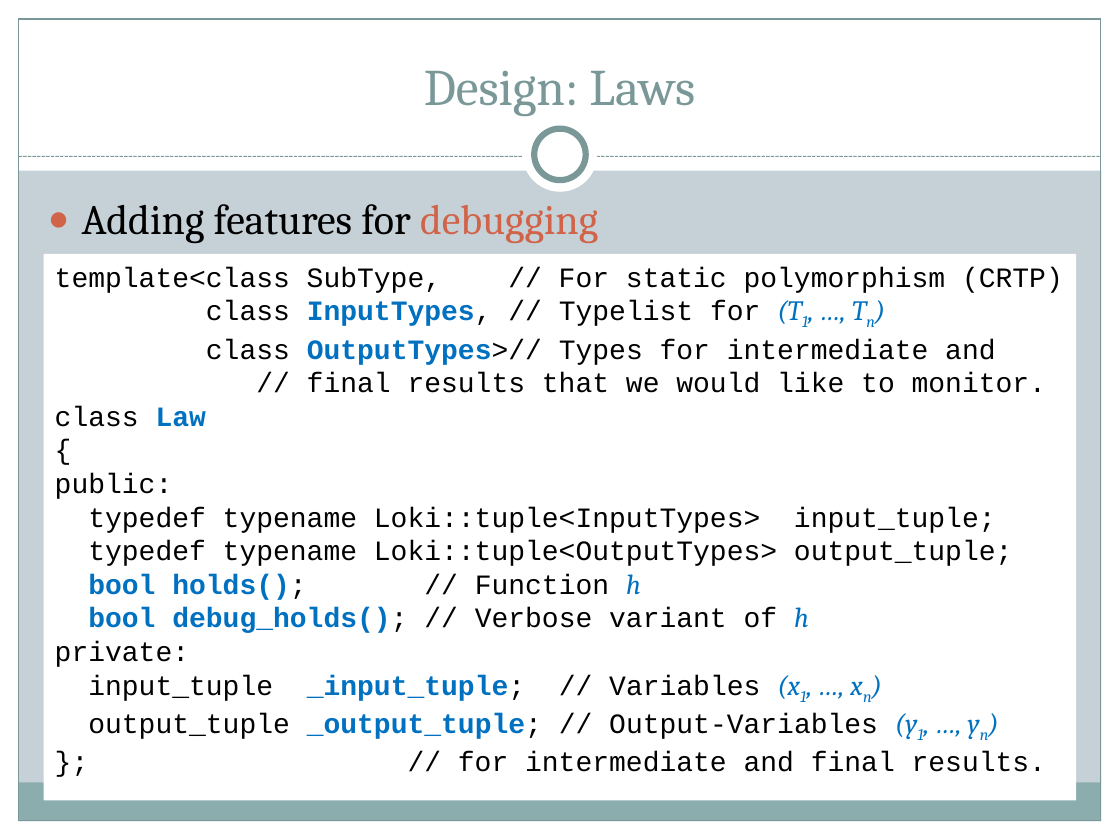
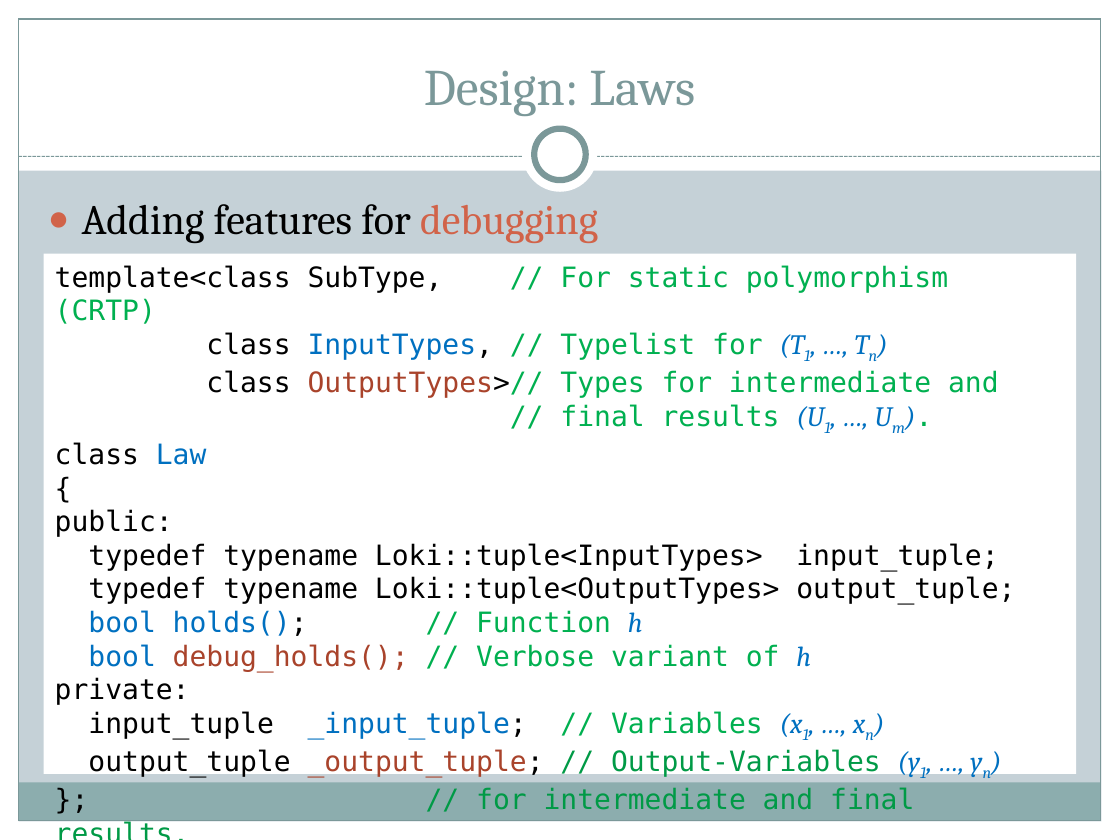
Before and after one commit to ryppl/boost-history, a slide deck: slide 16 of itl/libs/validate/doc/boostcon2010/BoostAlabaster.pptx (slide 15 before the commit). Drawn at 1120x840 pixels with LibreOffice and Linux fonts; fonts in the diff are those of the drawing. Boxes give left, top, right and bottom in pixels: in the first picture for what was removed or moved away, otherwise in the second. Text is boxed around its words. In the diff, an @@ line names an element or a change of style, - is before the commit and + after.

```diff
--- a/itl/libs/validate/doc/boostcon2010/BoostAlabaster.pptx
+++ b/itl/libs/validate/doc/boostcon2010/BoostAlabaster.pptx
@@ rectangle "template<class SubType, // For static ...": place and size @@
-rectangle "template<class SubType, // For static ..." at bbox=[44, 254, 1076, 801]
+rectangle "template<class SubType, // For static ..." at bbox=[44, 254, 1076, 774]
@@ text in rectangle at bbox=[55, 265, 1015, 810]: font Courier New to DejaVu Sans Mono in "template<class SubType, // For static polymorphism (CRTP)", "class InputTypes, // Typelist for", "class OutputTypes>// Types for intermediate and", "class Law" and 10 more places; text colour #000000 to #00B050 in "// For static polymorphism (CRTP)", "// Typelist for", "OutputTypes>// Types for intermediate and", "// Function" and 2 more places; bold off in "InputTypes,", "OutputTypes>//", "Law", "bool holds();" and 3 more places; text colour #0070C0 to #A9432B in "OutputTypes>//", "debug_holds();", "_output_tuple;"; text colour #000000 to #A9432B in "debug_holds();"; text colour #000000 to #009A46 in "// Output-Variables", "// for intermediate and final results." @@
@@ text in rectangle at bbox=[560, 404, 780, 427]: text changed; font Courier New to DejaVu Sans Mono; text colour #000000 to #00B050 @@
-// final results that we would like to monitor.
+// final results (U1, …, Um).
```
Also in this commit, not shown: 20 other slides changed, 17 slides added, 39 other files.
